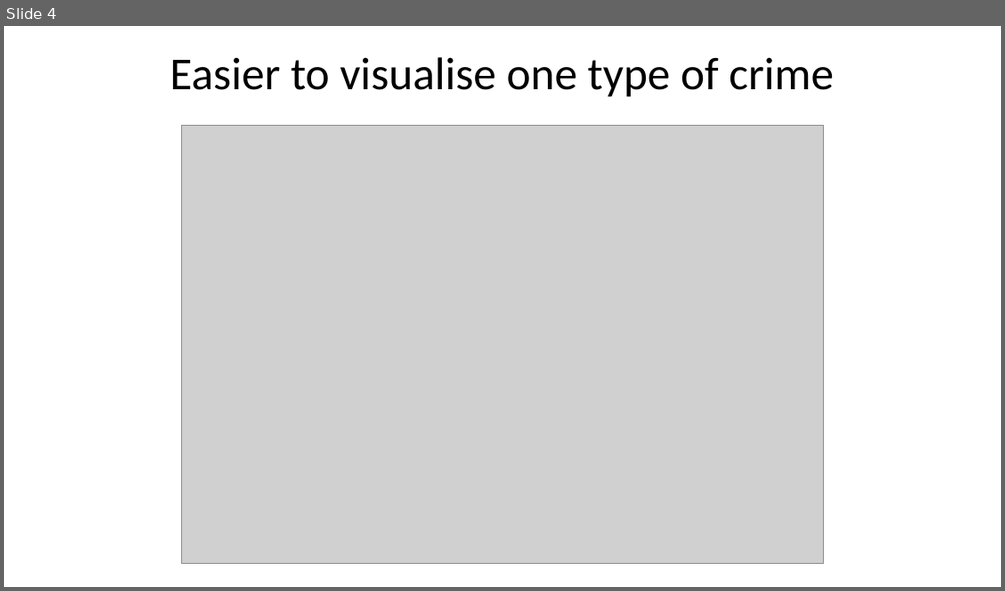
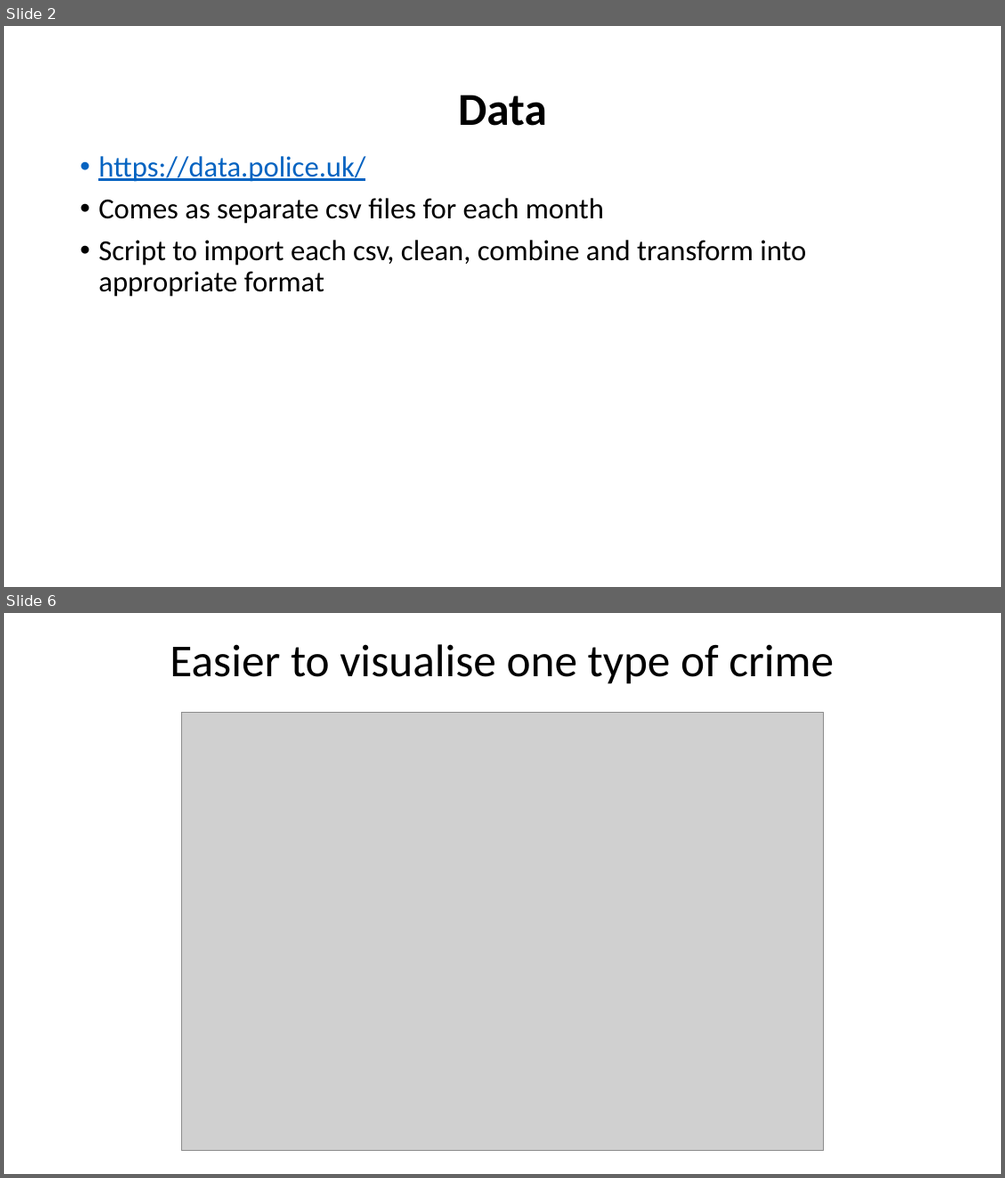
Before and after one commit to dmorison/GIS-in-R-spatial-crime-data-analysis, a slide deck: Mapping London’s crime with R.pptx. Shown one above the other, each under a label of ours: slide 4 before the commit, slides 2 and 6 after it; the slides between them are not shown. The pictures are 1005x591 and 1005x1178 pixels, drawn with LibreOffice and Linux fonts; fonts in the diff are those of the drawing; grey boxes stand for pictures. Boxes give left, top, right and bottom in pixels: in the first picture for what was removed or moved away, otherwise in the second. Text is boxed around its words. In the diff, an @@ line names an element or a change of style, - is before the commit and + after.

```diff
--- a/Mapping London’s crime with R.pptx
+++ b/Mapping London’s crime with R.pptx
@@ slide 2 added at (x1=4, y1=26, x2=1001, y2=587), background #FFFFFF @@
@@ title added at (x1=458, y1=95, x2=547, y2=126), 44 pt, text #000000, bold @@
+Data
@@ text added at (x1=98, y1=156, x2=806, y2=297), 28 pt, text #000000 @@
+• https://data.police.uk/
+• Comes as separate csv files for each month
+• Script to import each csv, clean, combine and transform into appropriate format
@@ what was slide 4 is now slide 6 @@
```
Also in this commit, not shown: 5 slides changed, 8 other slides added.
